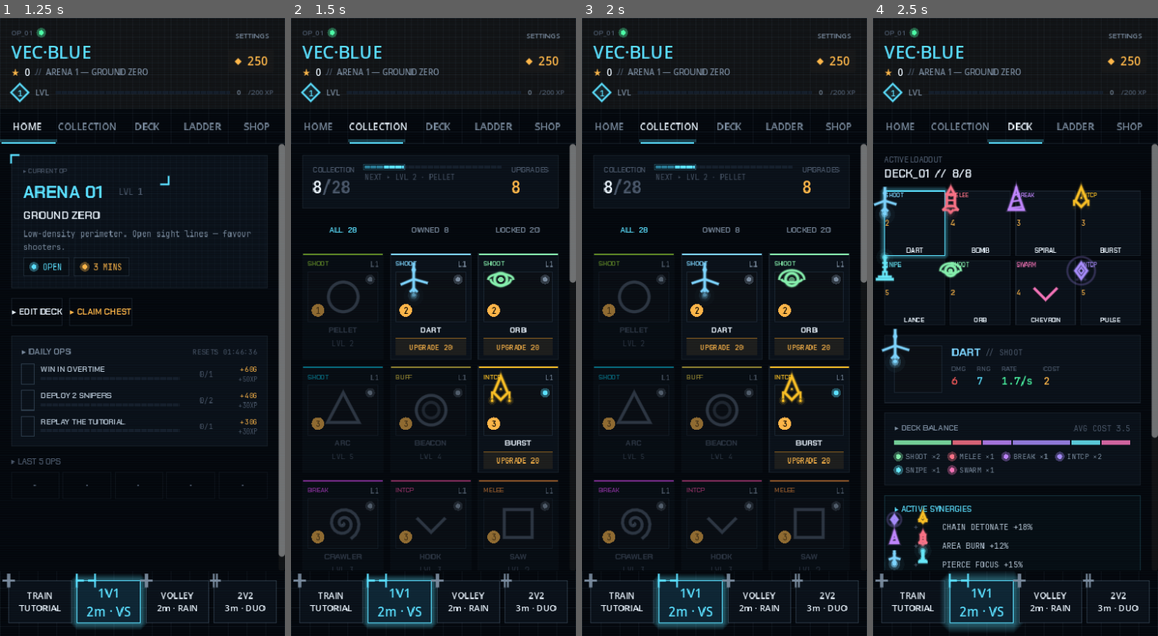
Above: before the commit, frames 1-4 (left to right).
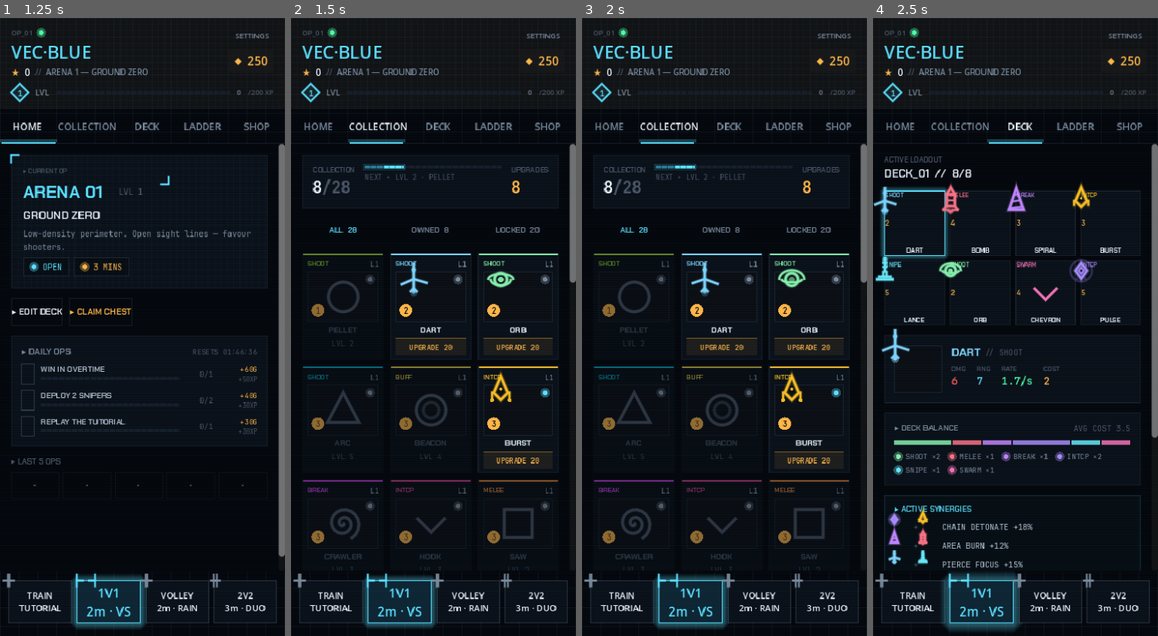
Above: after the commit, the same moments.

Repository: Catalyst86/battle-vector
Game: Godot game, scene res://scenes/main.tscn
Two runs of this game, one before a commit and one after it. Both use one fixed random seed, a clock stepped at 60 frames per second and the inputs below.
Inputs:
- Up to frame 1 (1.25 s): click "HOME" at 0.5 s
- Up to frame 2 (1.5 s): click "COLLECTION" at 1.25 s
- Up to frame 3 (2 s): no input
- Up to frame 4 (2.5 s): click "DECK" at 2 s

Frame 1 is identical in both runs. In frame 2, less than 0.1% of the frame differs, in the area x 41-79%, y 44-63%; in frame 3, less than 0.1%; in frame 4, 0.5%, in the area x 2-79%, y 27-90%.

Commit message:
fix(pieces): silhouettes fit inside their containers
Root cause: filled circle radii inside the silhouettes scaled by the
stroke multiplier (1.0 → 1.8 → 3.0 across the triple-pass bloom). That's
right for a line thickness — a 2 px line bloom-pass widens to 6 px — but
for a filled circle it turned a 2 px spark into a 6 px disc, which is
why dart afterburners, bomb flame halos, and lance muzzle glows were
ballooning past the icon container.

Fix: filled circle radii are now size-proportional, not sw-proportional.
A 2.4 × sw halo becomes `size * 0.18`; tiny details stay tiny through
all three bloom passes, and only the line strokes widen to sell the
glow.

Also tightened halo positions inward so position + radius stays within
±size:

  dart     afterburner 0.88 → 0.72, halo 0.94 → 0.78
  bomb     flame halo  0.78 → 0.72, flame tip cap 0.96 → 0.88
  spiral   tip spark  -0.93 → -0.85
  burst    flares      0.45 → 0.42
  lance    muzzle     -0.95 → -0.80, halo -0.95 → -0.76
  scout    thruster    0.60 → 0.55
  pulse    shockwave max radius 1.20 × size → 0.90 × size
           thrusters  0.62 → 0.55

And reverted the hand icon_size bump (0.28 → 0.24) — with circles
behaving, the primitive-era ratio fits the silhouettes too, and the
detail is still readable at size 9.6 inside a 40 px card.

Updated the Silhouettes header with a "filled circles use size-
proportional radii, strokes use sw-proportional widths" rule so future
pieces don't re-introduce the bug.

Diff:
--- a/vector/scripts/match/silhouettes.gd
+++ b/vector/scripts/match/silhouettes.gd
@@ -37,8 +37,14 @@
 ## The dispatcher calls the silhouette three times — halo → mid → core —
 ## with widening strokes and lower alpha, same pattern as
 ## `ShapeRenderer.draw_with_glow`. Individual silhouettes accept a
-## `stroke_mult` param and scale their line widths accordingly so the
-## bloom is automatic.
+## `stroke_mult` param and scale their **line widths** accordingly so
+## the bloom is automatic.
+##
+## Filled circles (draw_circle) use **size-proportional** radii, NOT
+## stroke-proportional — a stroke multiplier widens a line's thickness,
+## but multiplying a filled dot's radius by 3 makes a 2 px spark bloom
+## into a 6 px disc that overflows the icon container. Keep circle
+## radii tied to `size`.
 
 ## Canonical list of registered silhouette ids — `has()` checks against
 ## this and `_dispatch()` matches on it. Add to this array when you land a
@@ -120,15 +126,14 @@
 	ci.draw_line(Vector2(0, size * 0.50), Vector2(-size * 0.20, size * 0.70), color, 1.2 * sw, true)
 	ci.draw_line(Vector2(0, size * 0.50), Vector2( size * 0.20, size * 0.70), color, 1.2 * sw, true)
 
-	# Afterburner — pulsing core + halo circle behind the tail. The halo
-	# extends slightly past the fuselage tip so the jet feels like it's
-	# leaving exhaust behind it, not dragging it.
+	# Afterburner — pulsing core + halo dot behind the tail. Positions +
+	# radii size-proportional so the full bloom stays within ±size.
 	var flare := color
 	flare.a = color.a * burn
-	ci.draw_circle(Vector2(0, size * 0.88), 2.4 * sw, flare)
+	ci.draw_circle(Vector2(0, size * 0.72), size * 0.11, flare)
 	var halo := color
 	halo.a = color.a * burn * 0.35
-	ci.draw_circle(Vector2(0, size * 0.94), 4.2 * sw, halo)
+	ci.draw_circle(Vector2(0, size * 0.78), size * 0.20, halo)
 
 ## BOMB — warhead rocket. Tapered nose, body with a midsection seam band,
 ## tail fins, flickering exhaust flame. Biggest default-deck piece (size
@@ -168,10 +173,12 @@
 	ci.draw_line(Vector2( w, size * 0.35),       Vector2( w * 1.9, size * 0.62), color, 1.2 * sw, true)
 	ci.draw_line(Vector2( w * 1.9, size * 0.62), Vector2( w,       size * 0.62), color, 1.2 * sw, true)
 
-	# Flame — flickering triangle below the fins, pulsing alpha.
+	# Flame — flickering triangle below the fins, pulsing alpha. Cap the
+	# flame tip so a fast flicker frame can't poke past the bottom of the
+	# container. Halo radius/position size-proportional.
 	var flame_c := color
 	flame_c.a = color.a * flame
-	var flame_tip: float = size * (0.88 + 0.08 * sin(t * 26.0))
+	var flame_tip: float = size * (0.82 + 0.06 * sin(t * 26.0))
 	var flame_pts: PackedVector2Array = PackedVector2Array([
 		Vector2(-w * 0.7, size * 0.62),
 		Vector2( 0,        flame_tip),
@@ -180,7 +187,7 @@
 	ci.draw_polyline(flame_pts, flame_c, 1.4 * sw, true)
 	var flame_halo := color
 	flame_halo.a = color.a * flame * 0.3
-	ci.draw_circle(Vector2(0, size * 0.78), 3.2 * sw, flame_halo)
+	ci.draw_circle(Vector2(0, size * 0.72), size * 0.20, flame_halo)
 
 ## SPIRAL — drill. Vertical cone with helical stripes that scroll along
 ## the body, fake-rotation from 2D. Tip spark reads as friction sparks on
@@ -215,10 +222,11 @@
 		Vector2( size * 0.55, size * 0.6),
 		color, 1.2 * sw, true)
 
-	# Tip sparks — flashing dot.
+	# Tip sparks — flashing dot. Radius size-proportional, pulled in from
+	# the cone tip a touch so the bloom edge stays inside ±size.
 	var spark := color
 	spark.a = color.a * (0.3 + 0.5 * abs(sin(t * 13.0)))
-	ci.draw_circle(Vector2(0, -size * 0.93), 1.4 * sw, spark)
+	ci.draw_circle(Vector2(0, -size * 0.85), size * 0.09, spark)
 
 ## BURST — lean chaser. Spearhead body, twin side thrusters with pulsing
 ## flare tails. Shorter nose than the dart so it reads "aggressor" rather
@@ -241,13 +249,13 @@
 	ci.draw_line(Vector2( size * 0.5, -size * 0.05), Vector2( size * 0.5, size * 0.3), color, 1.2 * sw, true)
 
 	# Core dot.
-	ci.draw_circle(Vector2(0, -size * 0.2), 1.1 * sw, color)
-
-	# Thruster flares — pulsing dots trailing each thruster.
+	ci.draw_circle(Vector2(0, -size * 0.2), size * 0.08, color)
+
+	# Thruster flares — pulsing dots trailing each thruster, proportional.
 	var flare := color
 	flare.a = color.a * boost
-	ci.draw_circle(Vector2(-size * 0.5, size * 0.45), 1.8 * sw, flare)
-	ci.draw_circle(Vector2( size * 0.5, size * 0.45), 1.8 * sw, flare)
+	ci.draw_circle(Vector2(-size * 0.5, size * 0.42), size * 0.12, flare)
+	ci.draw_circle(Vector2( size * 0.5, size * 0.42), size * 0.12, flare)
 
 ## LANCE — stationary rail-gun tower. Wide base, support column, long
 ## barrel, two rail coils, charge glow at the muzzle. The silhouette
@@ -273,13 +281,14 @@
 	ci.draw_line(Vector2(-size * 0.16, -size * 0.25), Vector2(size * 0.16, -size * 0.25), coil, 0.8 * sw, true)
 	ci.draw_line(Vector2(-size * 0.16, -size * 0.55), Vector2(size * 0.16, -size * 0.55), coil, 0.8 * sw, true)
 
-	# Muzzle charge glow — core + halo.
+	# Muzzle charge glow — core + halo, pulled in from barrel tip so the
+	# halo edge doesn't overshoot ±size.
 	var tip := color
 	tip.a = color.a * charge
-	ci.draw_circle(Vector2(0, -size * 0.95), 1.8 * sw, tip)
+	ci.draw_circle(Vector2(0, -size * 0.80), size * 0.12, tip)
 	var halo := color
 	halo.a = color.a * charge * 0.4
-	ci.draw_circle(Vector2(0, -size * 0.95), 3.6 * sw, halo)
+	ci.draw_circle(Vector2(0, -size * 0.76), size * 0.22, halo)
 
 ## ORB — orbital satellite. Central body with two half-ring arcs whose Y
 ## scales oscillate out of phase — fakes 3D rotation from 2D primitives.
@@ -338,10 +347,11 @@
 	# Short fuselage — spine from cockpit to tail.
 	ci.draw_line(Vector2(0, -size * 0.5), Vector2(0, size * 0.45), color, 1.2 * sw, true)
 
-	# Tail thruster — pulsing dot.
+	# Tail thruster — pulsing dot, proportional to size so the bloom
+	# stays inside the scout's ±size bounding.
 	var flare := color
 	flare.a = color.a * burn
-	ci.draw_circle(Vector2(0, size * 0.6), 1.5 * sw, flare)
+	ci.draw_circle(Vector2(0, size * 0.55), size * 0.11, flare)
 
 ## PULSE — shockwave hunter. Diamond body with an inner diamond detail,
 ## plus an expanding ring that cycles outward (telegraphs the on-death
@@ -373,12 +383,14 @@
 	ci.draw_polyline(inner, color, 0.8 * sw, true)
 
 	# Expanding shockwave ring — radius grows with phase, alpha fades out.
+	# Capped at 0.90×size (was 1.20×size) so the ring stays inside the
+	# icon container even at full expansion.
 	var ring := color
 	ring.a = color.a * expand_fade * 0.55
-	ci.draw_arc(Vector2.ZERO, size * (0.55 + phase * 0.65), 0.0, TAU, 36, ring, 1.0 * sw, true)
-
-	# Twin thruster flares at the rear.
+	ci.draw_arc(Vector2.ZERO, size * (0.50 + phase * 0.40), 0.0, TAU, 36, ring, 1.0 * sw, true)
+
+	# Twin thruster flares at the rear. Size-proportional radii.
 	var flare := color
 	flare.a = color.a * thrust
-	ci.draw_circle(Vector2(-size * 0.28, size * 0.62), 1.5 * sw, flare)
-	ci.draw_circle(Vector2( size * 0.28, size * 0.62), 1.5 * sw, flare)
+	ci.draw_circle(Vector2(-size * 0.28, size * 0.55), size * 0.10, flare)
+	ci.draw_circle(Vector2( size * 0.28, size * 0.55), size * 0.10, flare)
--- a/vector/scripts/ui/card_button.gd
+++ b/vector/scripts/ui/card_button.gd
@@ -119,7 +119,7 @@
 		# Icon — route through the Silhouettes library when the card has a
 		# registered silhouette so the hand matches the on-field piece.
 		# Empty id falls back to the generic primitive shape.
-		var icon_size: float = size.x * 0.28
+		var icon_size: float = size.x * 0.24
 		var icon_center := Vector2(size.x * 0.5, size.y * 0.52)
 		draw_set_transform(icon_center, 0.0, Vector2.ONE)
 		if card.silhouette_id != &"" and Silhouettes.has(card.silhouette_id):
